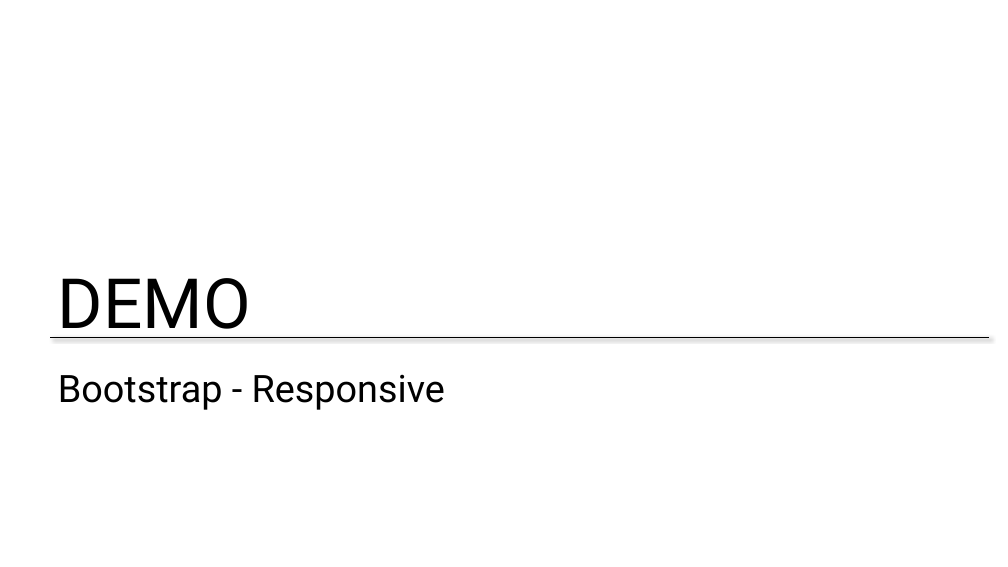
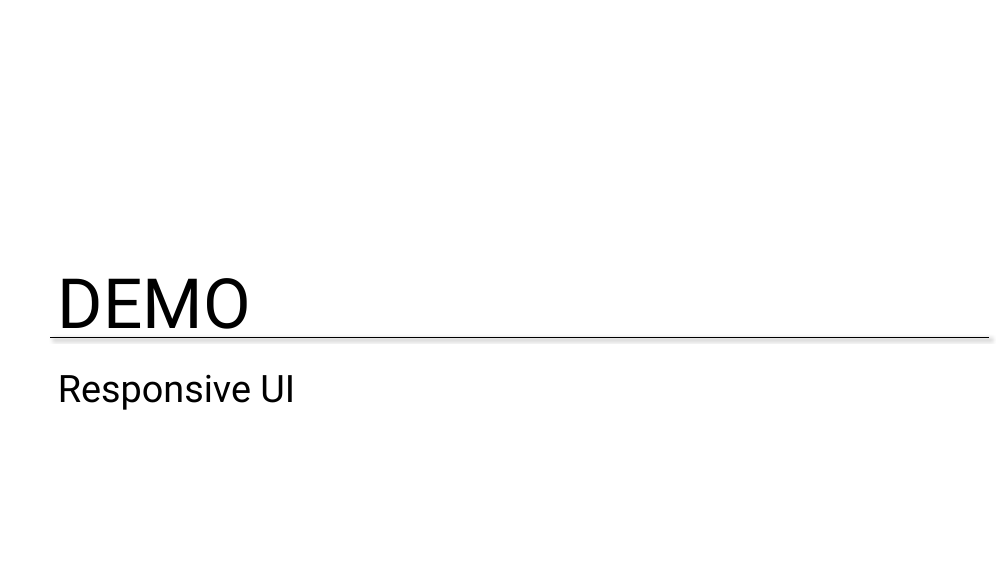
Before and after one commit to zmy/Bootstrap-edX, a slide deck: slide 16 of Slides/Week 1 - Part 1 - Introduction to Bootstrap.pptx (slide 15 before the commit). Drawn at 1008x567 pixels with LibreOffice and Linux fonts; fonts in the diff are those of the drawing; background and template pictures are left out. Boxes give left, top, right and bottom in pixels: in the first picture for what was removed or moved away, otherwise in the second. Text is boxed around its words. In the diff, an @@ line names an element or a change of style, - is before the commit and + after.

```diff
--- a/Slides/Week 1 - Part 1 - Introduction to Bootstrap.pptx
+++ b/Slides/Week 1 - Part 1 - Introduction to Bootstrap.pptx
@@ title at (x1=58, y1=374, x2=295, y2=410): text changed @@
-Bootstrap - Responsive
+Responsive UI
```
Also in this commit, not shown: 3 other slides changed, 1 slide added, 11 other files.
